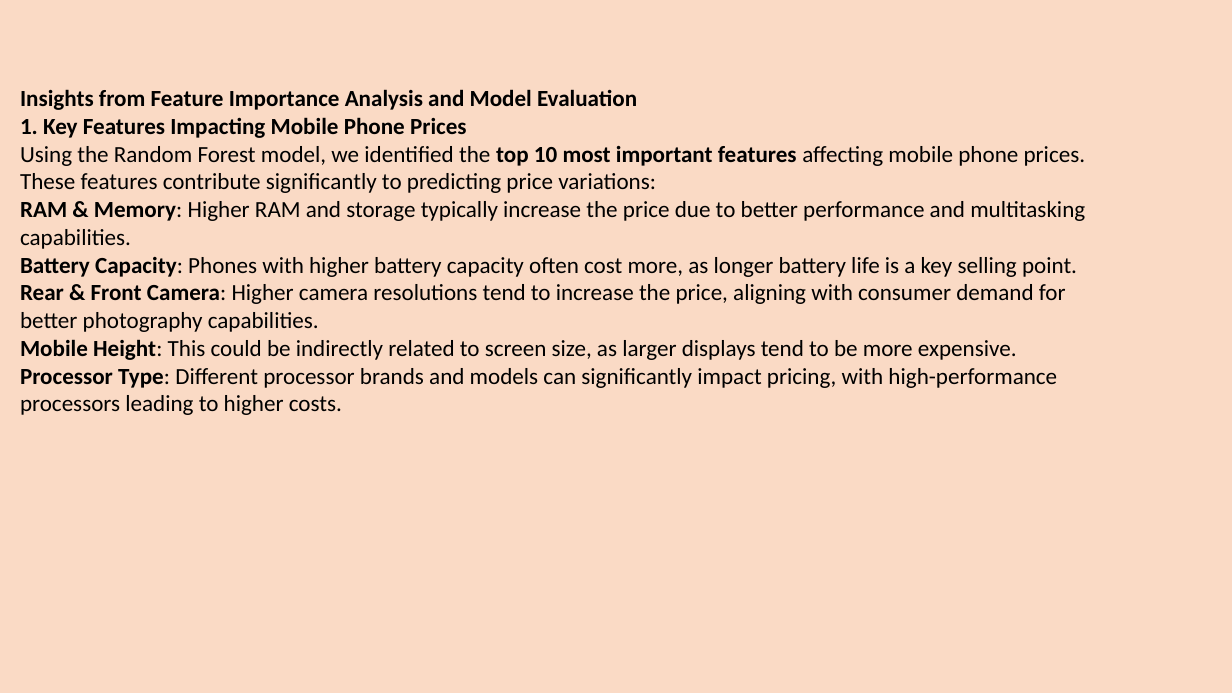
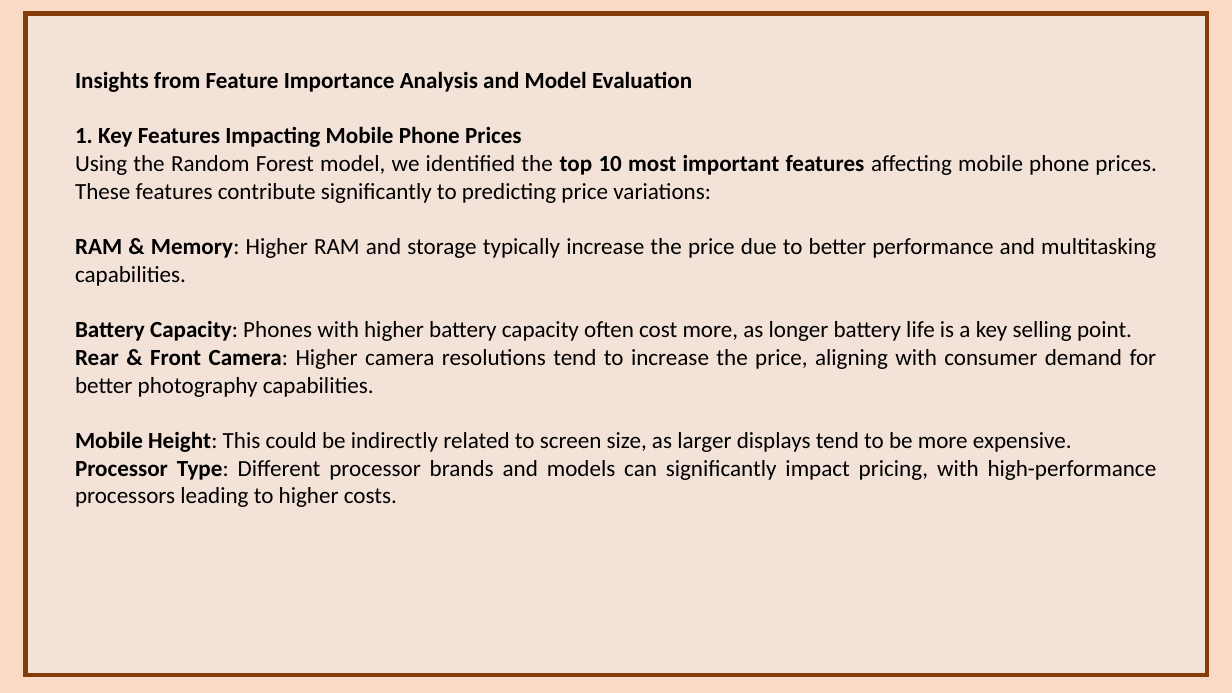
Before and after one commit to rajani1616/project4-Mobile-price-prediction, a slide deck: slide 15 of project4ppt.pptx. Drawn at 1232x693 pixels with LibreOffice and Linux fonts; fonts in the diff are those of the drawing. Boxes give left, top, right and bottom in pixels: in the first picture for what was removed or moved away, otherwise in the second. Text is boxed around its words. In the diff, an @@ line names an element or a change of style, - is before the commit and + after.

```diff
--- a/project4ppt.pptx
+++ b/project4ppt.pptx
@@ rectangle added at <box>26,14,1207,676</box>, fill #EDEDED at 47% opacity, outline #843C0B 3.5 pt @@
@@ text "Insights from Feature Importance Analysis ...": place and size @@
-text "Insights from Feature Importance Analysis ..." at <box>20,89,1086,415</box>
+text "Insights from Feature Importance Analysis ..." at <box>75,71,1157,507</box>
@@ text at <box>75,126,1157,507</box>: alignment left to justified @@
```
Also in this commit, not shown: 17 other slides changed.
